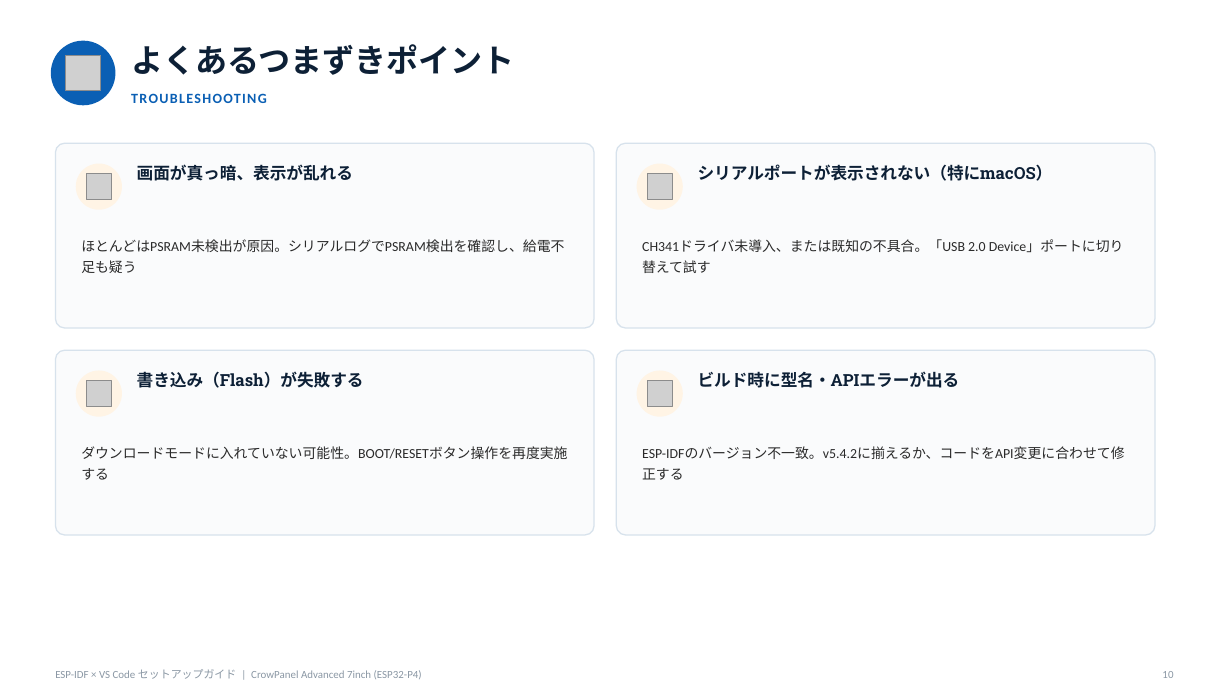
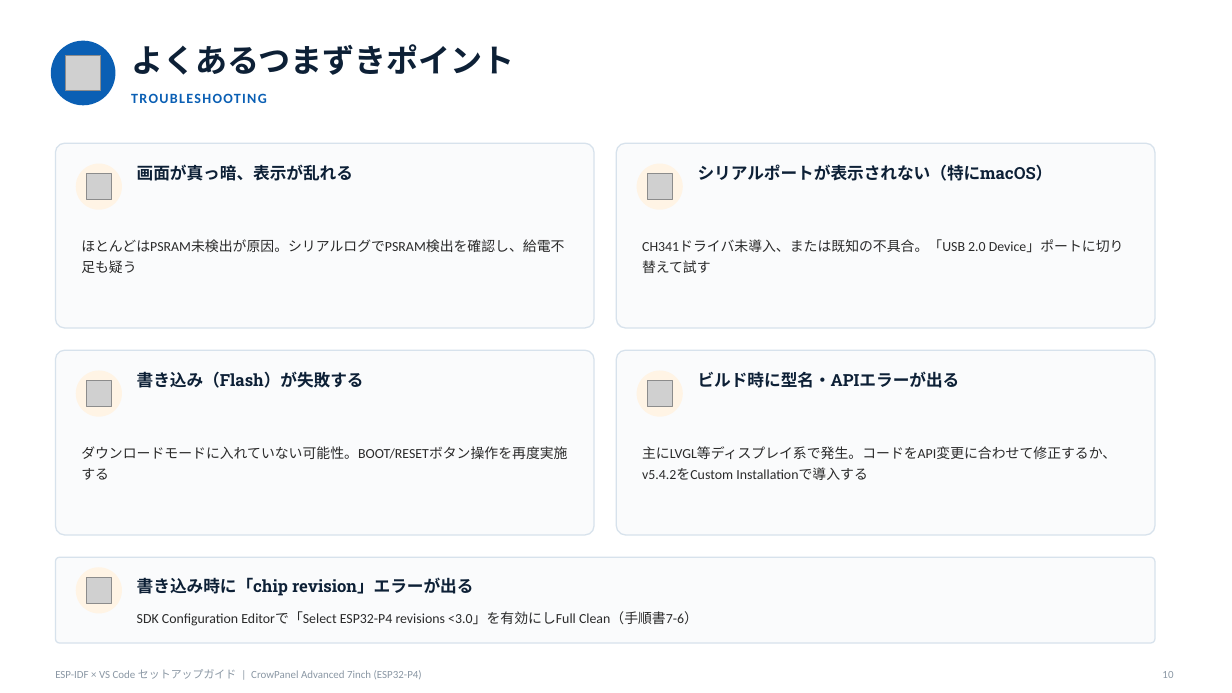
Before and after one commit to punitaka/Release_100.CrowPanel_Advanced_Display, a slide deck: slide 10 of 2. 【ESP-IDF+VSCode】導入手順書_AI作成版/【claude作成版】ESP-IDF_VSCode_overview_slides.pptx. Drawn at 1232x693 pixels with LibreOffice and Linux fonts; fonts in the diff are those of the drawing; grey boxes stand for pictures. Boxes give left, top, right and bottom in pixels: in the first picture for what was removed or moved away, otherwise in the second. Text is boxed around its words. In the diff, an @@ line names an element or a change of style, - is before the commit and + after.

```diff
--- a/2. 【ESP-IDF+VSCode】導入手順書_AI作成版/【claude作成版】ESP-IDF_VSCode_overview_slides.pptx
+++ b/2. 【ESP-IDF+VSCode】導入手順書_AI作成版/【claude作成版】ESP-IDF_VSCode_overview_slides.pptx
@@ text at (642, 446, 1116, 480): text changed @@
-ESP-IDFのバージョン不一致。v5.4.2に揃えるか、コードをAPI変更に合わせて修正する
+主にLVGL等ディスプレイ系で発生。コードをAPI変更に合わせて修正するか、v5.4.2をCustom Installationで導入する
@@ rounded rectangle added at (55, 557, 1155, 643), fill #FAFBFC, outline #D7E2EC 1 pt @@
@@ ellipse added at (76, 567, 122, 614), fill #FFF4E5 @@
@@ picture added at (86, 578, 112, 604) @@
@@ text added at (137, 577, 474, 596), 13 pt, text #0D2036, bold @@
+書き込み時に「chip revision」エラーが出る
@@ text added at (137, 611, 698, 626), 10.8 pt, text #2A2A2A @@
+SDK Configuration Editorで「Select ESP32-P4 revisions <3.0」を有効にしFull Clean（手順書7-6）
```
Also in this commit, not shown: 2 other slides changed, 1 other file.
